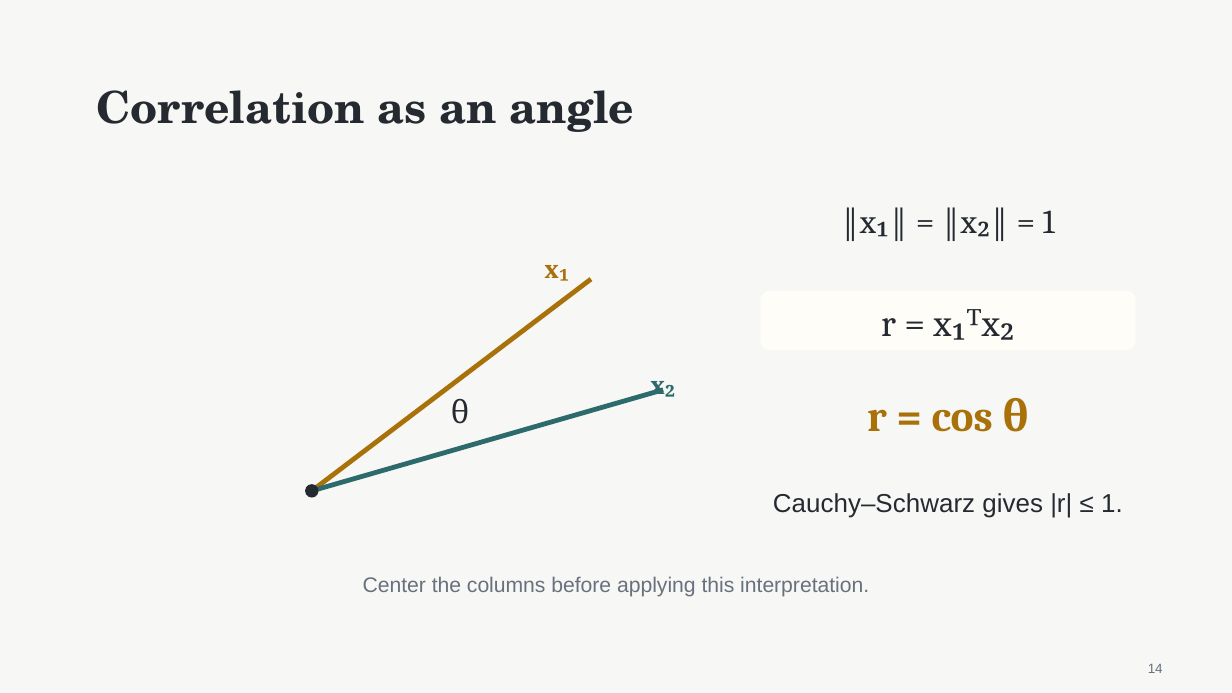
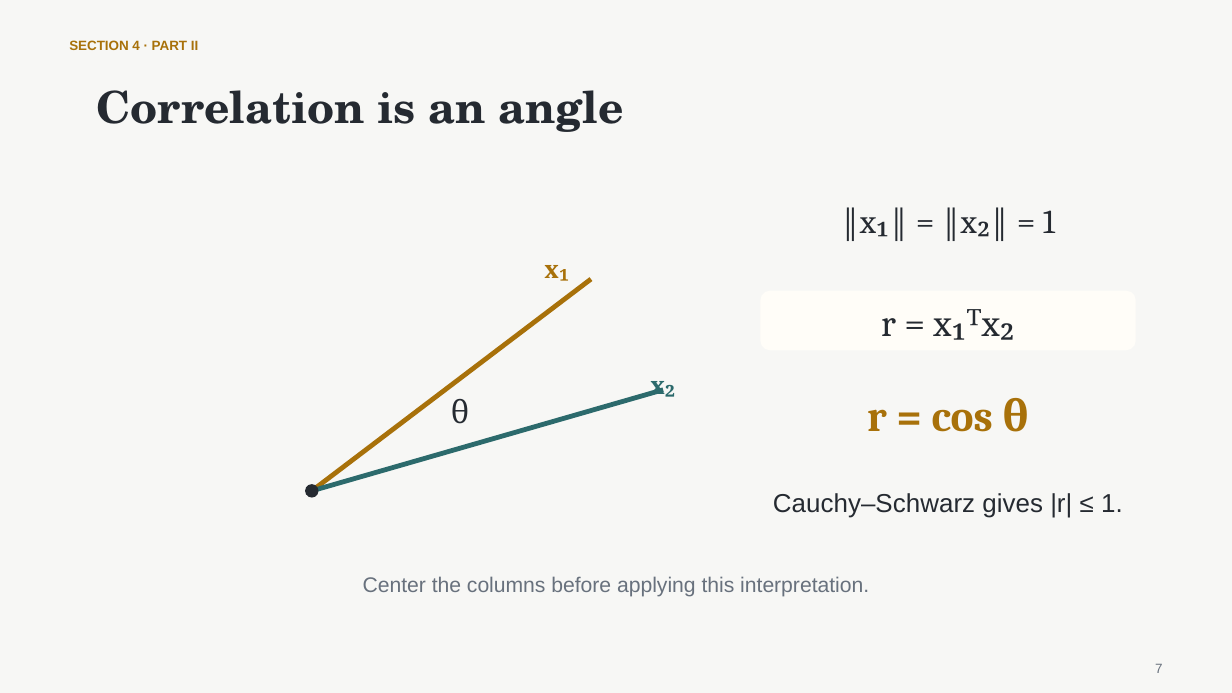
Before and after one commit to nurdauletakhanov/ReadingLab, a slide deck: slide 7 of public/slides/session-0-least-squares-foundations.pptx (slide 14 before the commit). Drawn at 1232x693 pixels with LibreOffice and Linux fonts; fonts in the diff are those of the drawing. Boxes give left, top, right and bottom in pixels: in the first picture for what was removed or moved away, otherwise in the second. Text is boxed around its words. In the diff, an @@ line names an element or a change of style, - is before the commit and + after.

Commit message:
Align Session 0 slides with tutorial sections

```diff
--- a/public/slides/session-0-least-squares-foundations.pptx
+++ b/public/slides/session-0-least-squares-foundations.pptx
@@ text added at (69, 40, 198, 54), 10.5 pt, text #A8710A, bold @@
+SECTION 4 · PART II
@@ text at (96, 90, 624, 132): text changed @@
-Correlation as an angle
+Correlation is an angle
@@ text at (1155, 664, 1162, 673): text changed @@
-14
+7
```
Also in this commit, not shown: 16 other slides changed, 4 slides added, 4 slides removed, 1 other file.
